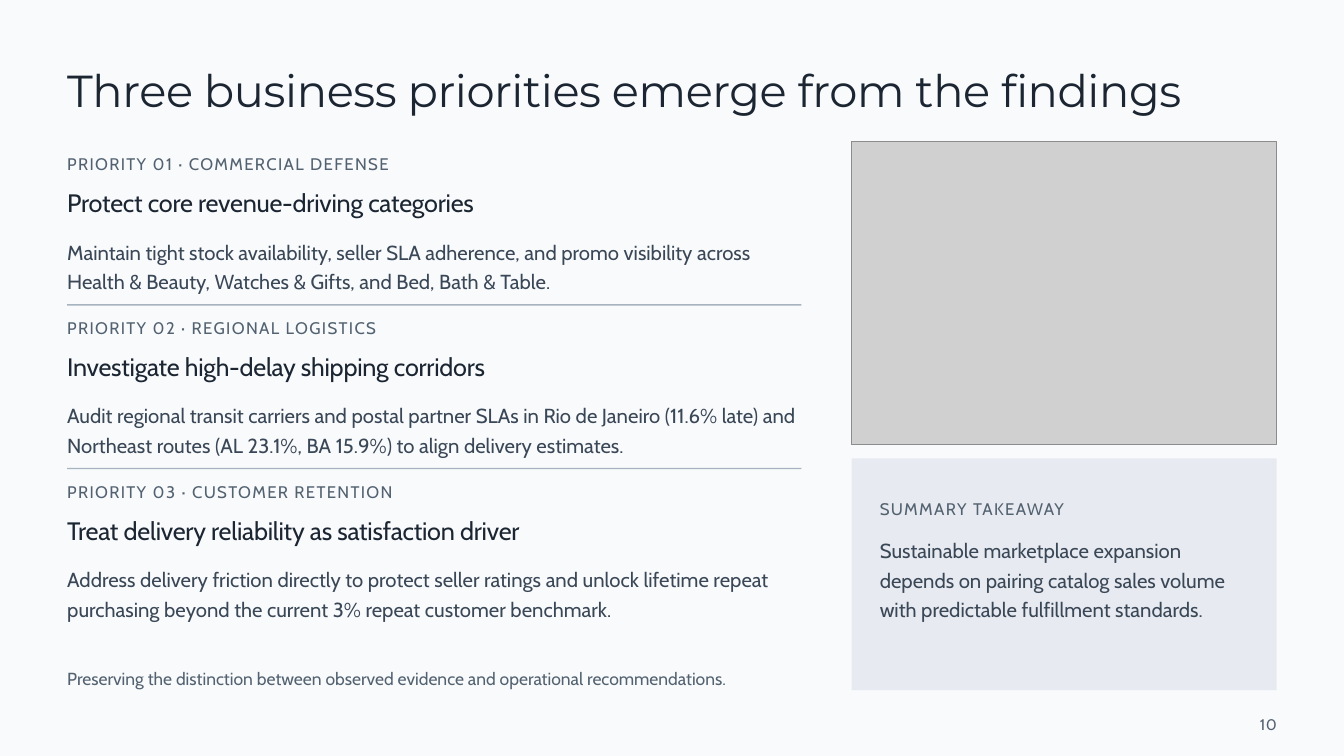
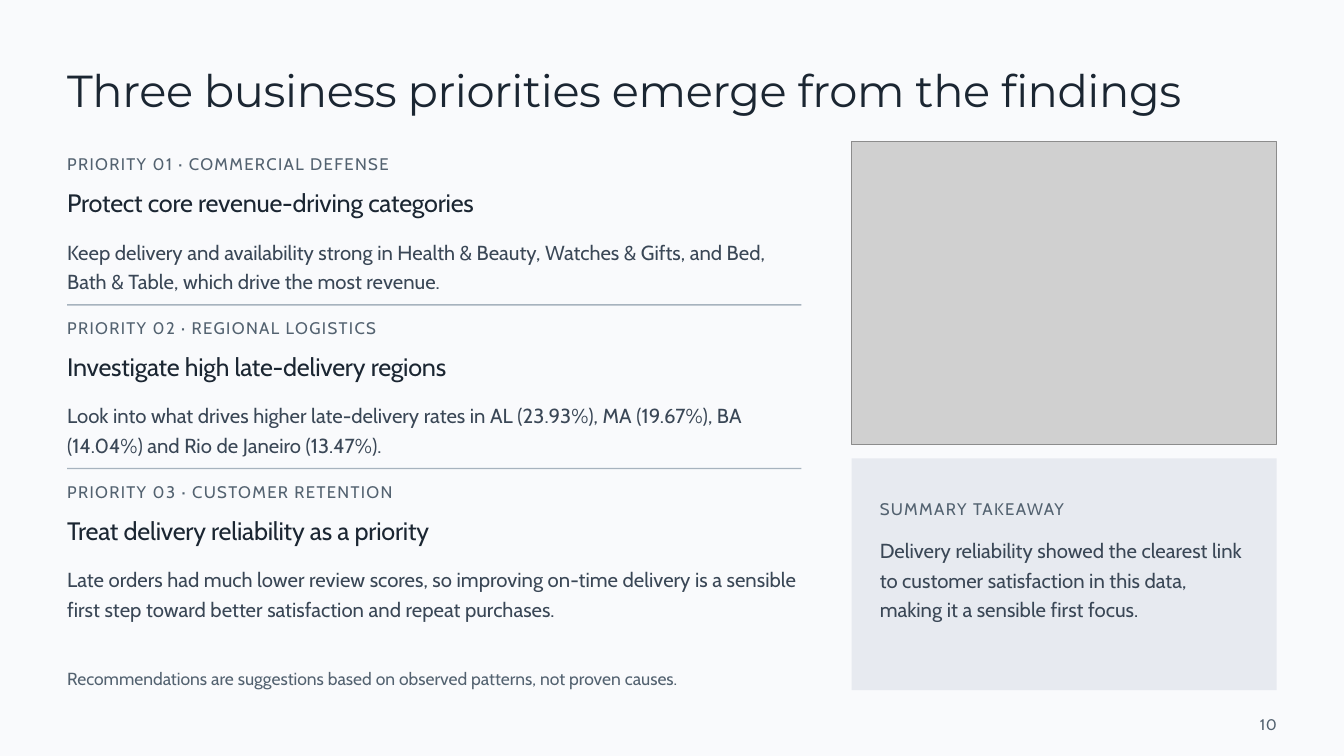
Before and after one commit to GurnoorSingh3/Olist_E-Commerce_Analysis, a slide deck: slide 10 of Olist-E-Commerce-Analysis.pptx. Drawn at 1344x756 pixels with LibreOffice and Linux fonts; fonts in the diff are those of the drawing; grey boxes stand for pictures; background and template pictures are left out. Boxes give left, top, right and bottom in pixels: in the first picture for what was removed or moved away, otherwise in the second. Text is boxed around its words. In the diff, an @@ line names an element or a change of style, - is before the commit and + after.

```diff
--- a/Olist-E-Commerce-Analysis.pptx
+++ b/Olist-E-Commerce-Analysis.pptx
@@ text at [67, 244, 765, 291]: text changed @@
-Maintain tight stock availability, seller SLA adherence, and promo visibility across Health & Beauty, Watches & Gifts, and Bed, Bath & Table.
+Keep delivery and availability strong in Health & Beauty, Watches & Gifts, and Bed, Bath & Table, which drive the most revenue.
@@ text at [67, 357, 447, 382]: text changed @@
-Investigate high-delay shipping corridors
+Investigate high late-delivery regions
@@ text at [67, 407, 742, 457]: text changed @@
-Audit regional transit carriers and postal partner SLAs in Rio de Janeiro (11.6% late) and Northeast routes (AL 23.1%, BA 15.9%) to align delivery estimates.
+Look into what drives higher late-delivery rates in AL (23.93%), MA (19.67%), BA (14.04%) and Rio de Janeiro (13.47%).
@@ text at [67, 521, 429, 546]: text changed @@
-Treat delivery reliability as satisfaction driver
+Treat delivery reliability as a priority
@@ text at [880, 542, 1242, 622]: text changed @@
-Sustainable marketplace expansion depends on pairing catalog sales volume with predictable fulfillment standards.
+Delivery reliability showed the clearest link to customer satisfaction in this data, making it a sensible first focus.
@@ text at [67, 571, 796, 622]: text changed @@
-Address delivery friction directly to protect seller ratings and unlock lifetime repeat purchasing beyond the current 3% repeat customer benchmark.
+Late orders had much lower review scores, so improving on-time delivery is a sensible first step toward better satisfaction and repeat purchases.
@@ text at [67, 672, 677, 690]: text changed @@
-Preserving the distinction between observed evidence and operational recommendations.
+Recommendations are suggestions based on observed patterns, not proven causes.
```
Also in this commit, not shown: 7 other slides changed.
